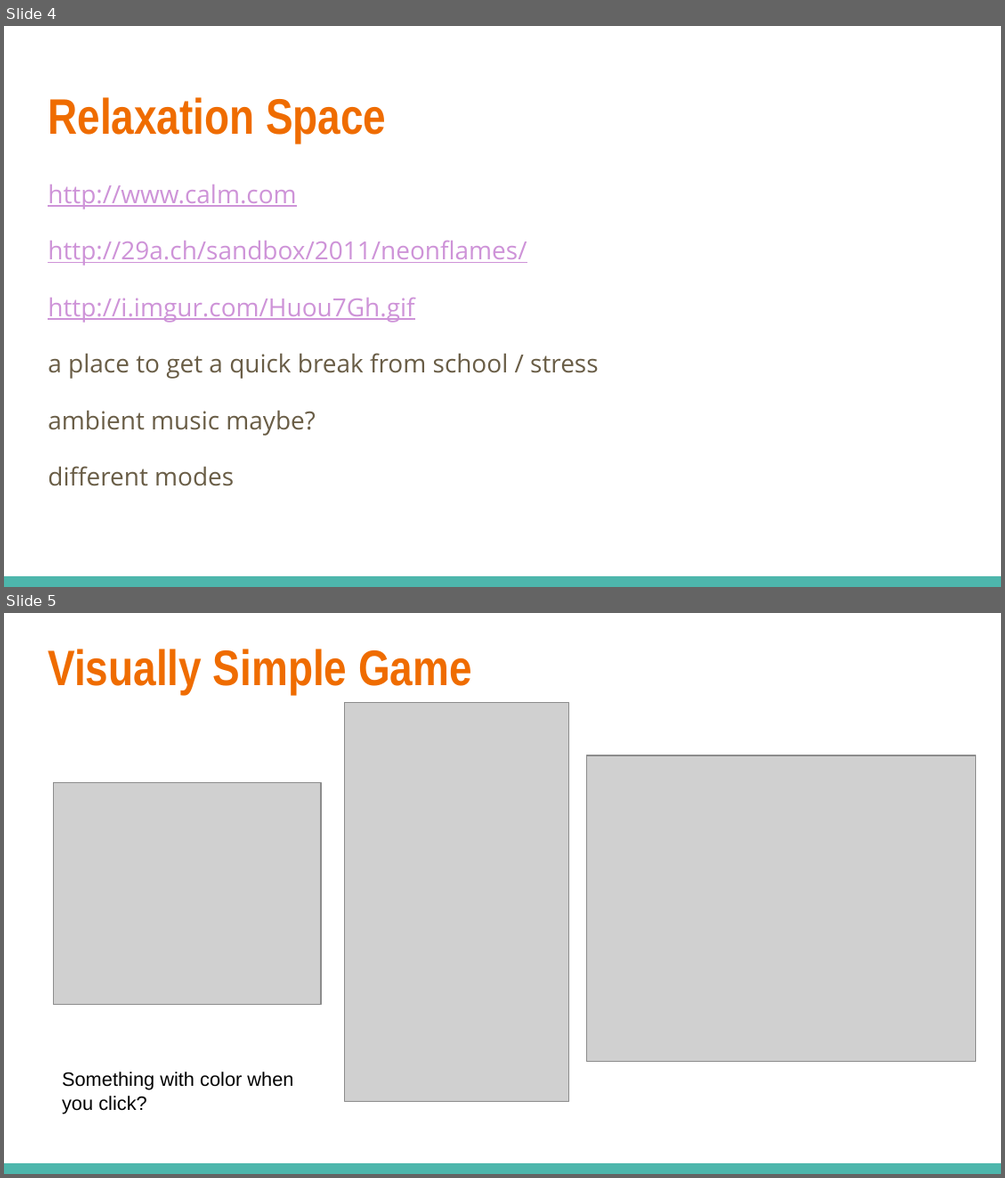
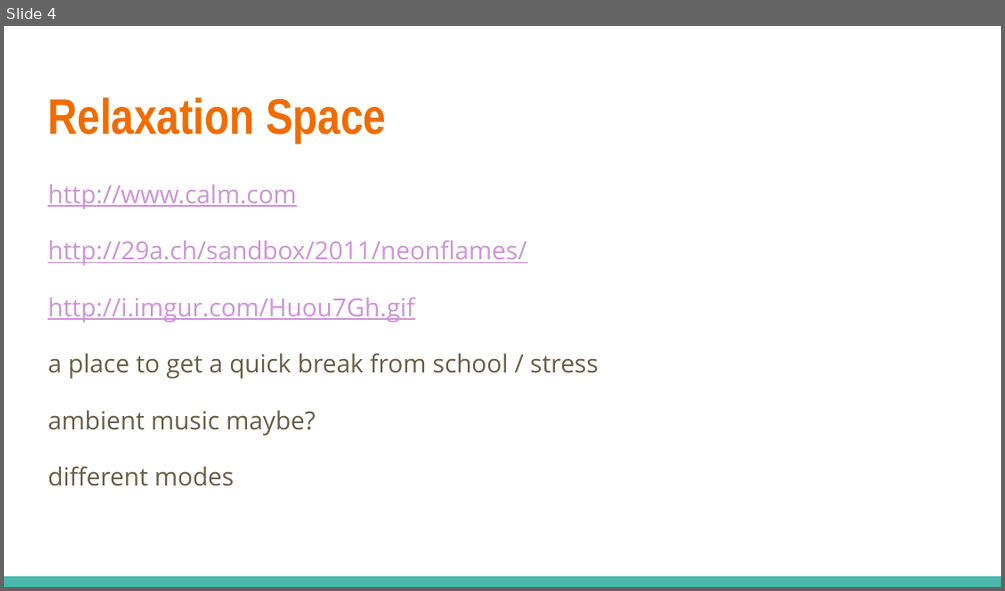
Before and after one commit to IDMUY1133BCreativeCodingAssignments/Final_Project, a slide deck: Development/Final Project Ideas.pptx. Shown one above the other, each under a label of ours: slides 4 and 5 before the commit, slide 4 after it. The pictures are 1005x1178 and 1005x591 pixels, drawn with LibreOffice and Linux fonts; fonts in the diff are those of the drawing; grey boxes stand for pictures. Boxes give left, top, right and bottom in pixels: in the first picture for what was removed or moved away, otherwise in the second. Text is boxed around its words. In the diff, an @@ line names an element or a change of style, - is before the commit and + after.

```diff
--- a/Development/Final Project Ideas.pptx
+++ b/Development/Final Project Ideas.pptx
@@ slide 5 removed at (x1=4, y1=613, x2=1001, y2=1174), background #FFFFFF; not listed: 1 template element that a slide beside it also shows @@
@@ title removed at (x1=48, y1=649, x2=472, y2=694) @@
-Visually Simple Game
@@ picture removed at (x1=345, y1=703, x2=569, y2=1102) @@
@@ picture removed at (x1=586, y1=755, x2=975, y2=1062) @@
@@ picture removed at (x1=53, y1=782, x2=321, y2=1005) @@
@@ text removed at (x1=62, y1=1071, x2=293, y2=1113) @@
-Something with color when you click?
```
Also in this commit, not shown: 2 slides added.
